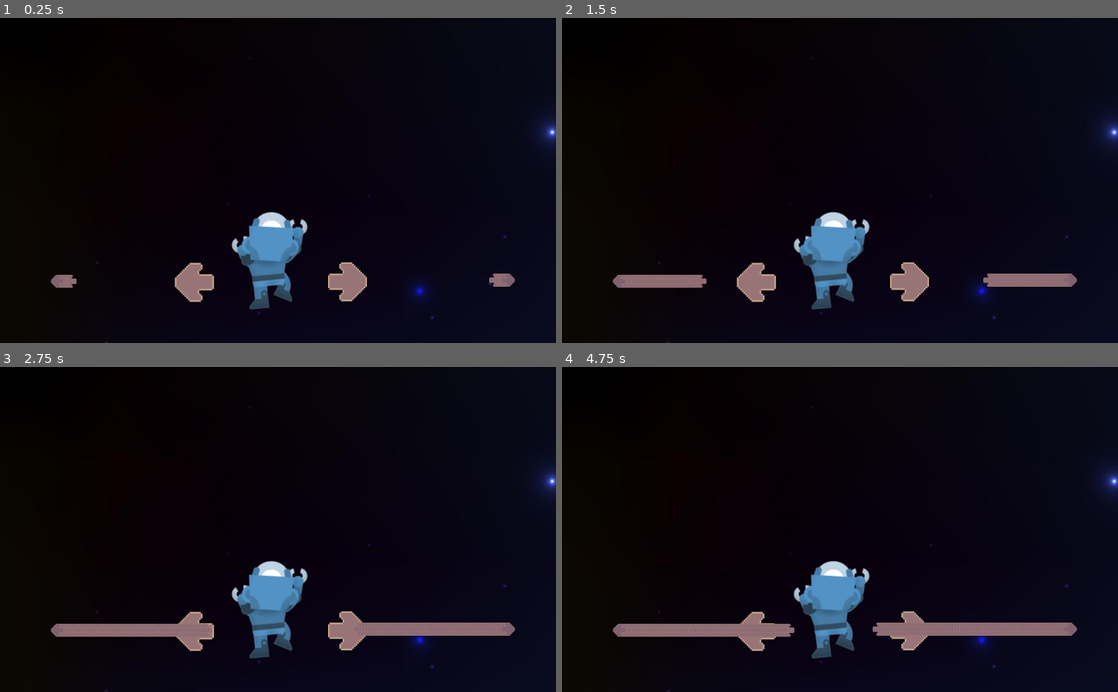
Above: before the commit, frames 1-4 (two rows, left to right).
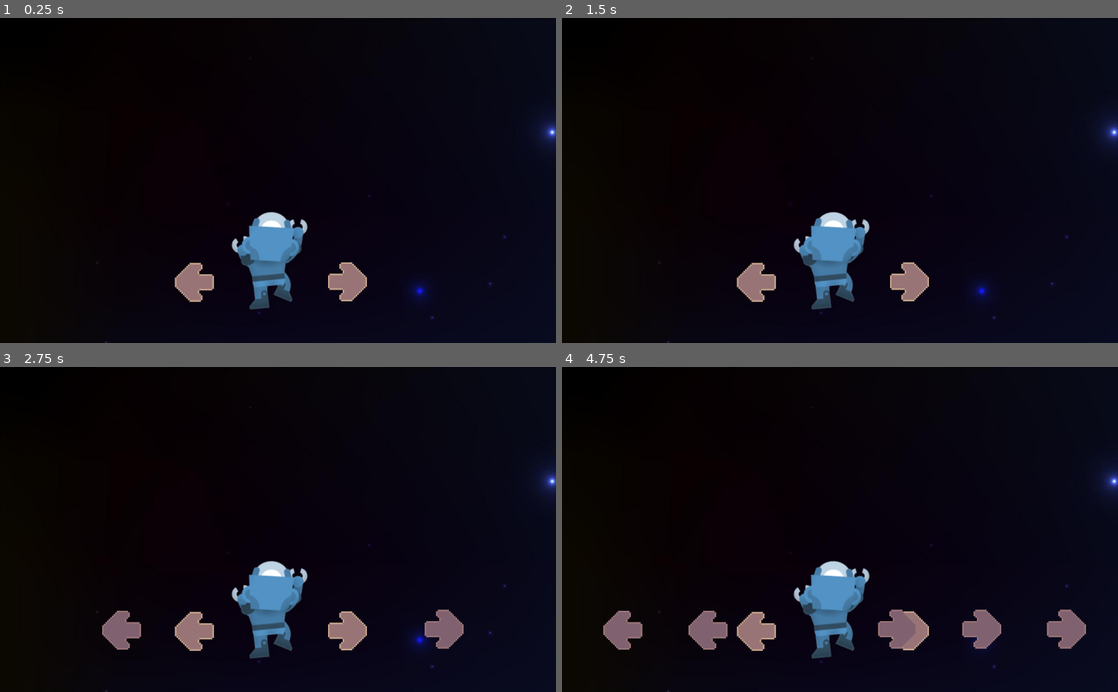
Above: after the commit, the same moments.

Repository: TrejoJulian/unq-ipv-boss-continuum
Game: Godot game, scene res://Game.tscn
The game is run twice, just before and just after one commit, with the same random seed, the same clock (stepped at 60 frames per second) and the same inputs.
Inputs:
- Up to frame 1 (0.25 s): no input
- Up to frame 2 (1.5 s): no input
- Up to frame 3 (2.75 s): no input
- Up to frame 4 (4.75 s): no input

The runs differ from the first frame. In frame 1, 0.3% of the frame differs, in the area x 9-93%, y 78-84%; in frame 2, 1.3%; in frame 3, 2.0%; in frame 4, 2.7%, in the area x 7-95%, y 74-87%.

Commit message:
Comienzo de logica para spawnear flechas constantemente

Diff:
--- a/Game.gd
+++ b/Game.gd
@@ -7,8 +7,17 @@
 
 
 # Called when the node enters the scene tree for the first time.
+func _ready():
+	randomize()
+	$RightNoteTimer.start()
 
 
 func _physics_process(delta):
-	$LeftSideNoteSpawner.spawn($ArrowLeft.global_position)
-	$RightSideNoteSpawner.spawn($ArrowRight.global_position)
+	pass
+#	$LeftSideNoteSpawner.spawn()
+#	$RightSideNoteSpawner.spawn()
+
+
+func _on_RightNoteTimer_timeout():
+	$LeftSideNoteSpawner.spawn()
+	$RightSideNoteSpawner.spawn()
--- a/Game.tscn
+++ b/Game.tscn
@@ -51,3 +51,8 @@
 
 [node name="RightBadArea" parent="." instance=ExtResource( 8 )]
 position = Vector2( 571.066, 486.431 )
+
+[node name="RightNoteTimer" type="Timer" parent="."]
+wait_time = 1.558
+
+[connection signal="timeout" from="RightNoteTimer" to="." method="_on_RightNoteTimer_timeout"]
--- a/entities/note/Note.tscn
+++ b/entities/note/Note.tscn
@@ -13,12 +13,13 @@
 } ]
 
 [sub_resource type="RectangleShape2D" id=2]
-extents = Vector2( 4.05703, 3.99874 )
+extents = Vector2( 7.52552, 11.9751 )
 
 [node name="Note" type="Area2D"]
 script = ExtResource( 3 )
 
 [node name="AnimatedSprite" type="AnimatedSprite" parent="."]
+scale = Vector2( 3, 3 )
 frames = SubResource( 1 )
 
 [node name="CollisionShape2D" type="CollisionShape2D" parent="."]
--- a/entities/note/NoteSpawner.gd
+++ b/entities/note/NoteSpawner.gd
@@ -5,7 +5,7 @@
 
 #signal spawned(spawn)
 
-func spawn(goal):
+func spawn():
 	var note = note_scene.instance()
 
 	add_child(note)
